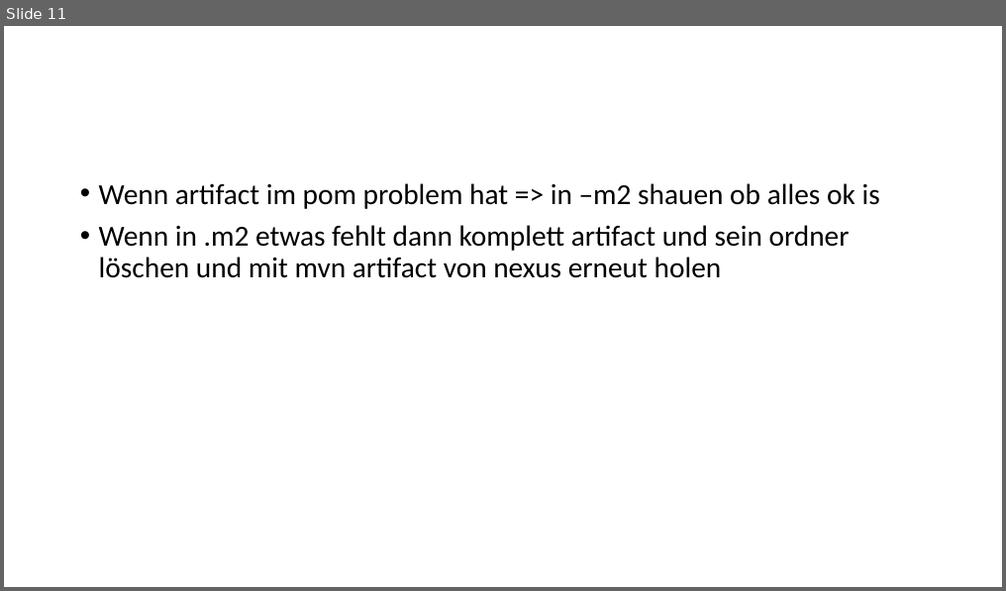
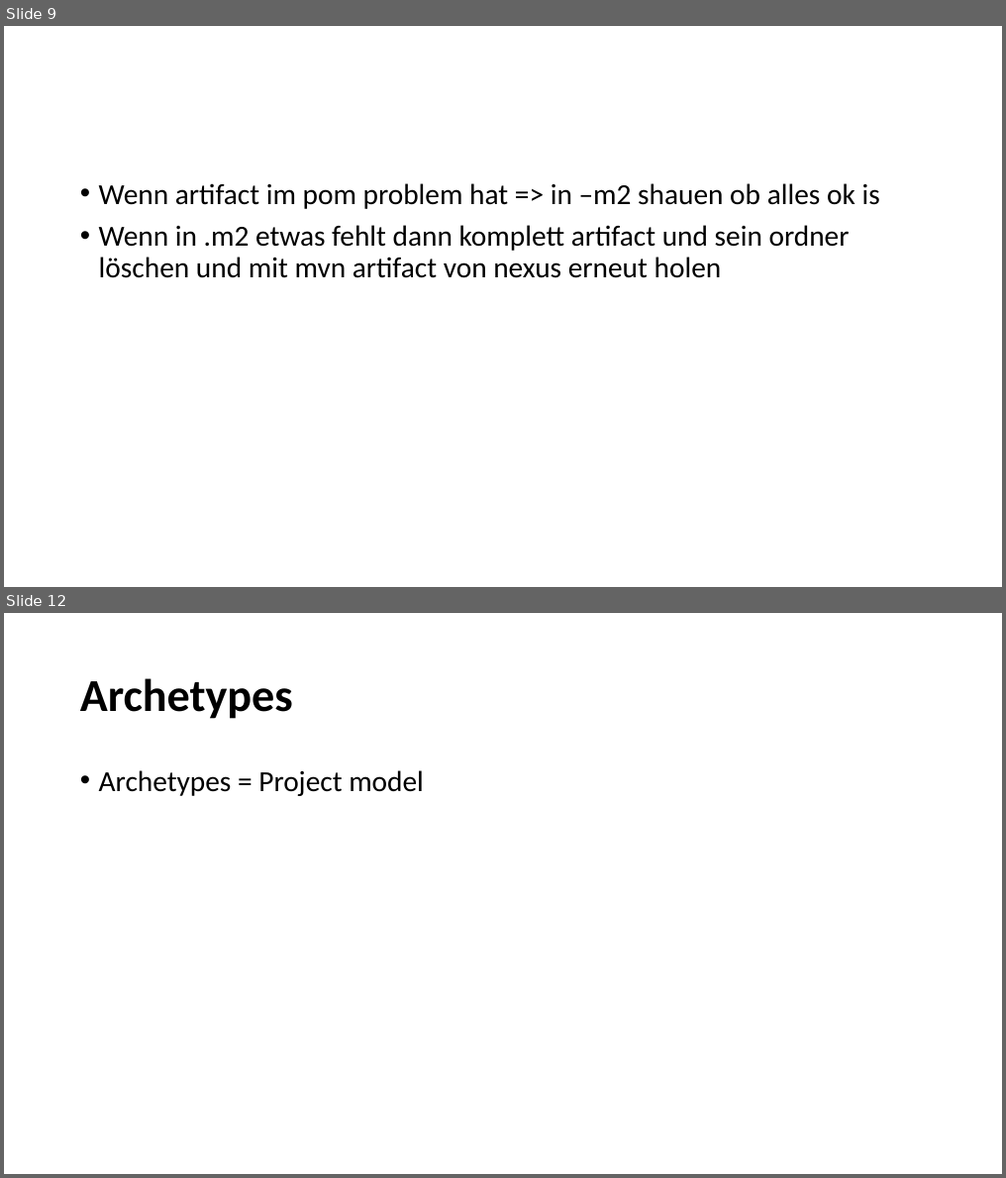
Before and after one commit to cedrica/schulung, a slide deck: MAVEN.pptx. Shown one above the other, each under a label of ours: slide 11 before the commit, slides 9 and 12 after it; the slides between them are not shown. The pictures are 1006x591 and 1006x1178 pixels, drawn with LibreOffice and Linux fonts; fonts in the diff are those of the drawing. Boxes give left, top, right and bottom in pixels: in the first picture for what was removed or moved away, otherwise in the second. Text is boxed around its words. In the diff, an @@ line names an element or a change of style, - is before the commit and + after.

```diff
--- a/MAVEN.pptx
+++ b/MAVEN.pptx
@@ slide 12 added at (4, 613, 1002, 1174), background #FFFFFF @@
@@ title added at (80, 678, 293, 719), 44 pt, text #000000, bold @@
+Archetypes
@@ text added at (99, 770, 424, 796), 28 pt, text #000000 @@
+• Archetypes = Project model
@@ what was slide 11 is now slide 9 @@
```
Also in this commit, not shown: 3 slides changed, 4 other slides added, 4 slides removed, 16 other files.
